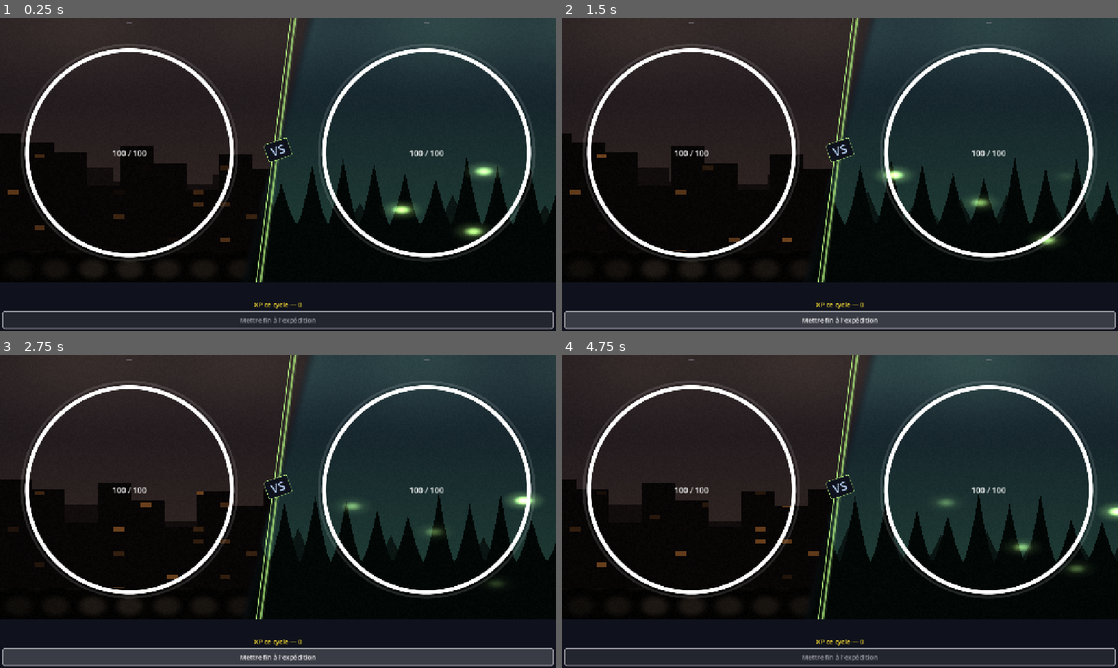
Above: before the commit, frames 1-4 (two rows, left to right).
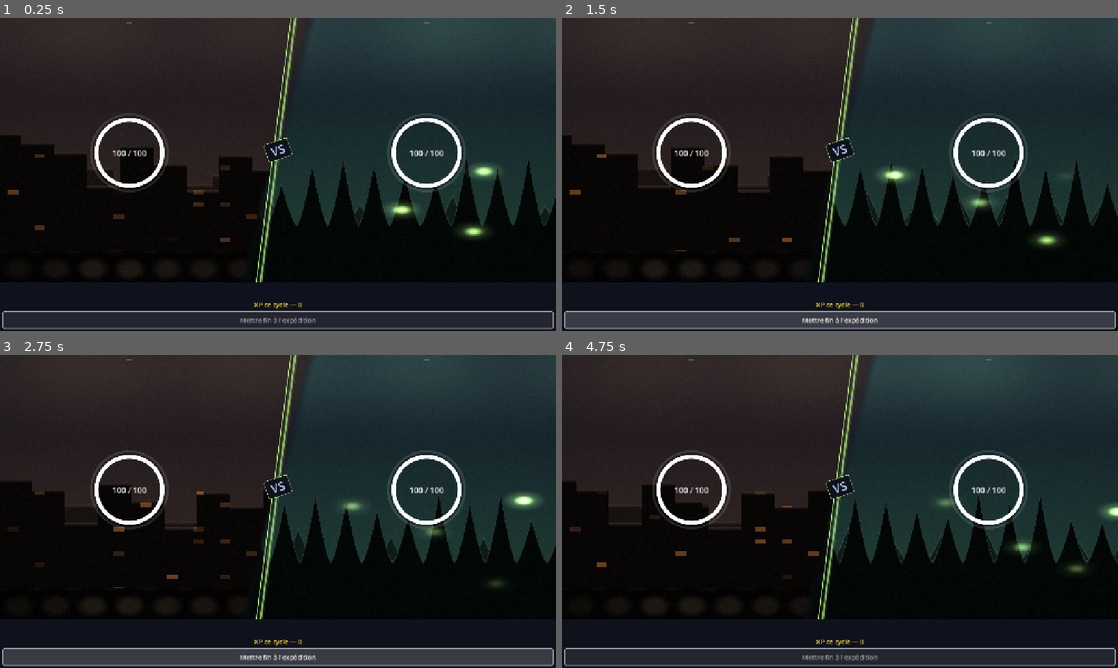
Above: after the commit, the same moments.

Repository: Rhend/Reliquary
Game: Godot game, scene res://scenes/combat/CombatScene.tscn
The game is run twice, just before and just after one commit, with the same random seed, the same clock (stepped at 60 frames per second) and the same inputs. This scene is started directly instead of the project's main scene.
Inputs (mouse positions are in pixels of both pictures, inside the frame that each line leads up to):
- Up to frame 1 (0.25 s): no input
- Up to frame 2 (1.5 s): click "Mettre fin à l'expédition" at 0.5 s; click "Mettre fin à l'expédition" at 1.25 s
- Up to frame 3 (2.75 s): click "Mettre fin à l'expédition" at 2 s
- Up to frame 4 (4.75 s): tap Enter at 2.75, 2.85, 3.6, 4.35 s; move the mouse to (962, 495) at 2.77 s; click (962, 495) at 2.92 s; tap Space at 3.02, 3.77 s; move the mouse to (728, 527) at 3.52 s; click (728, 527) at 3.67 s; move the mouse to (895, 442) at 4.27 s; click (895, 442) at 4.42 s

The runs differ from the first frame. In frame 1, 7.0% of the frame differs, in the area x 0-100%, y 8-78%; in frame 2, 7.0%; in frame 3, 7.0%; in frame 4, 7.1%.

Commit message:
feat(ambiance): anneaux plus compacts, volumes des biomes mieux délimités
- CombatRing : croissance adaptative bornée par COOLDOWN_RADIUS_MAX (88px)
  — l'anneau profite de la place sans devenir envahissant
- Shader biome : perspective atmosphérique (le plan lointain se fond vers
  le ciel à 35 %, le plan moyen à 15 %) + liseré de crête brumeux au sommet
  du plan visible — chaque silhouette se détache nettement de la suivante

Co-Authored-By: Claude Fable 5 <noreply@anthropic.com>

Diff:
--- a/scenes/ui/backgrounds/biome_background.gdshader
+++ b/scenes/ui/backgrounds/biome_background.gdshader
@@ -81,9 +81,22 @@
 		lm = 0.20 + city_line(uv.x + t * 0.011, 16.0 * dd, 0.24, 7.7);
 		ln = 0.24 + city_line(uv.x + t * 0.020, 24.0 * dd, 0.34, 1.3);
 	}
-	if (yb < lf) { col = layer_far.rgb; }
-	if (yb < lm) { col = layer_mid.rgb; }
+	// Perspective atmospherique : plus un plan est lointain, plus il se fond
+	// vers le ciel. Chaque volume se detache ainsi de celui qui est derriere.
+	if (yb < lf) { col = mix(layer_far.rgb, sky_bottom.rgb, 0.35); }
+	if (yb < lm) { col = mix(layer_mid.rgb, sky_bottom.rgb, 0.15); }
 	if (yb < ln) { col = layer_near.rgb; }
+
+	// Lisere de crete : fine lumiere brumeuse au sommet du plan visible,
+	// pour delimiter nettement les silhouettes entre elles et avec le ciel.
+	{
+		float rim_w = 0.015;
+		float rim   = 0.0;
+		if (yb < ln)      { rim = smoothstep(rim_w, 0.0, ln - yb); }
+		else if (yb < lm) { rim = smoothstep(rim_w, 0.0, lm - yb); }
+		else if (yb < lf) { rim = smoothstep(rim_w, 0.0, lf - yb); }
+		col = mix(col, fog_color.rgb, rim * 0.40);
+	}
 
 	// Fenetres tamisees facon torches / bougies (ville uniquement) : rares et douces
 	if (u_mode == 1 && yb < ln) {
--- a/scripts/combat/CombatRing.gd
+++ b/scripts/combat/CombatRing.gd
@@ -12,13 +12,14 @@
 class_name CombatRing extends Control
 
 # Rayons de RÉFÉRENCE (taille minimale garantie). Le dessin s'adapte à la
-# taille réelle du contrôle : plus la zone de combat offre de hauteur, plus
-# l'anneau est grand (cf. _cooldown_radius / _hp_radius).
-const HP_RADIUS       := 64.0
-const COOLDOWN_RADIUS := 76.0
-const HP_WIDTH        := 8.0
-const COOLDOWN_WIDTH  := 4.0
-const PAD             := 34.0   # marge pour flash + chiffres flottants
+# taille réelle du contrôle, borné par COOLDOWN_RADIUS_MAX : l'anneau
+# profite un peu de la place disponible sans devenir envahissant.
+const HP_RADIUS           := 64.0
+const COOLDOWN_RADIUS     := 76.0
+const COOLDOWN_RADIUS_MAX := 88.0   # plafond de croissance de l'anneau
+const HP_WIDTH            := 8.0
+const COOLDOWN_WIDTH      := 4.0
+const PAD                 := 34.0   # marge pour flash + chiffres flottants
 
 const LOW_HP_PCT := 0.30        # seuil de bascule au rouge
 
@@ -69,10 +70,11 @@
 		_hp_label.position = _center + Vector2(-70.0, -12.0)
 	queue_redraw()
 
-# Rayon extérieur effectif : grandit avec la place disponible,
-# sans jamais descendre sous le rayon de référence.
+# Rayon extérieur effectif : grandit avec la place disponible, borné
+# entre le rayon de référence et COOLDOWN_RADIUS_MAX.
 func _cooldown_radius() -> float:
-	return maxf(minf(size.x, size.y) * 0.5 - PAD, COOLDOWN_RADIUS)
+	return clampf(minf(size.x, size.y) * 0.5 - PAD,
+			COOLDOWN_RADIUS, COOLDOWN_RADIUS_MAX)
 
 # Rayon intérieur effectif : conserve l'écart de référence avec l'extérieur.
 func _hp_radius() -> float:
